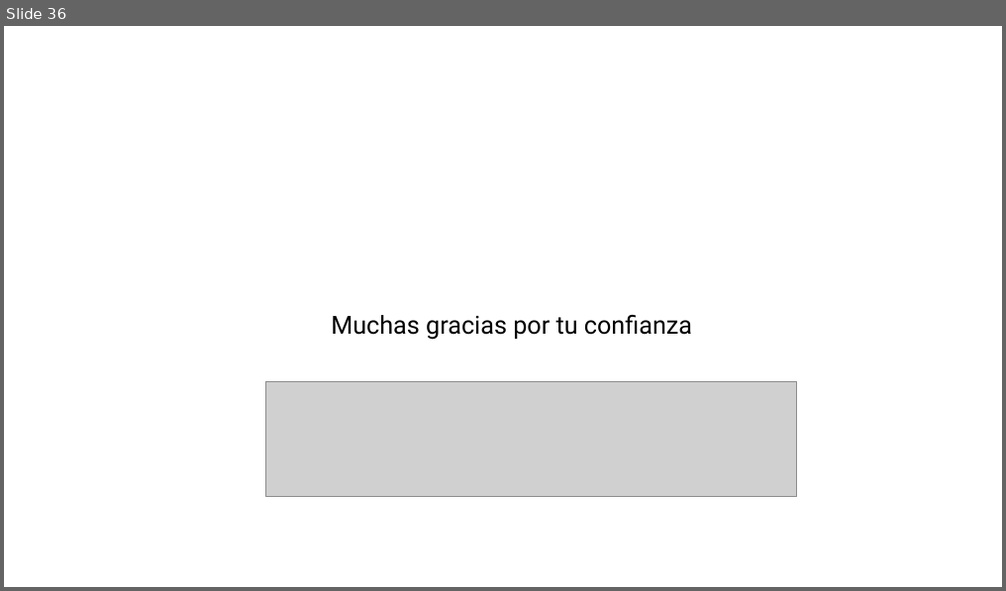
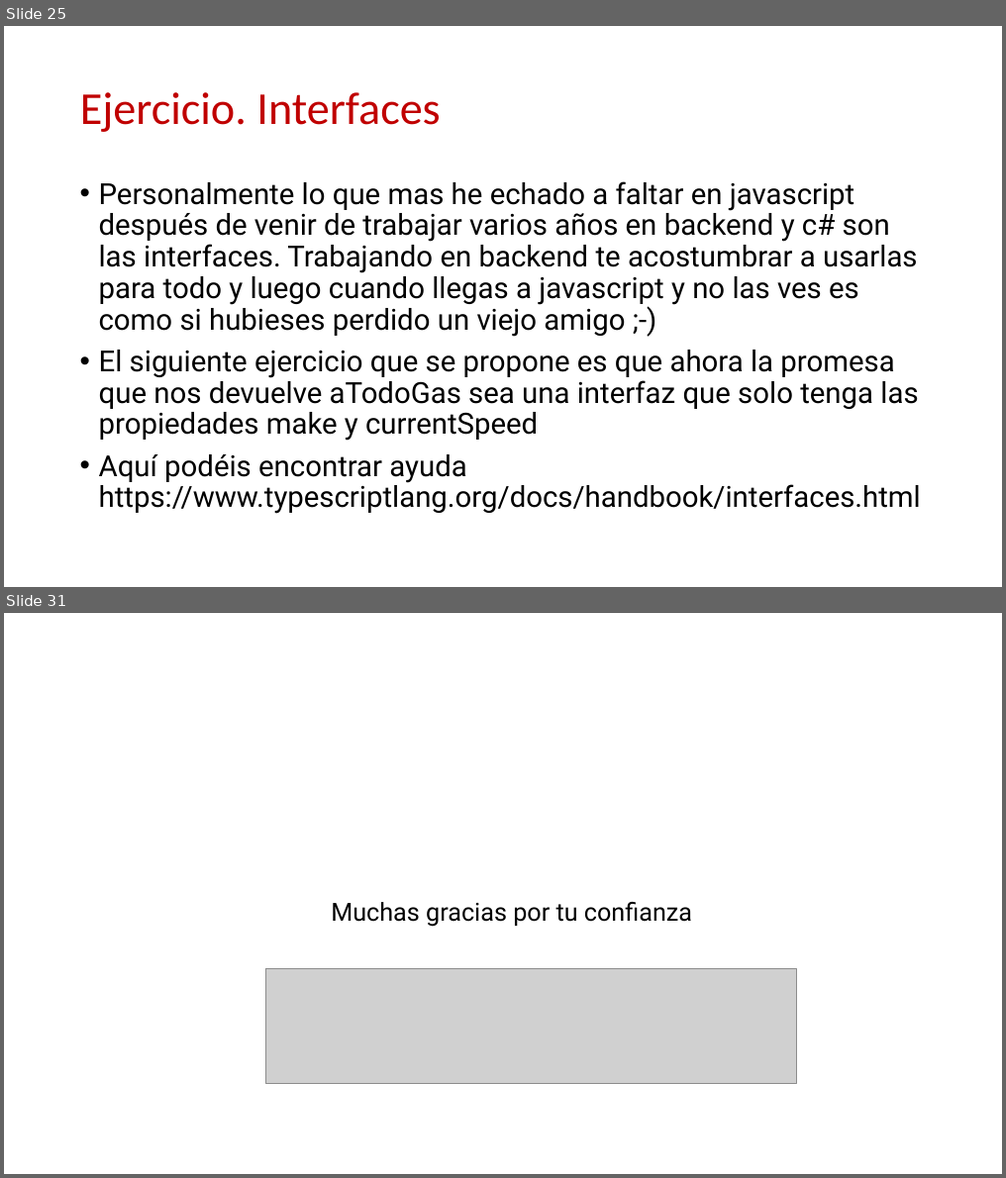
Before and after one commit to Robert-Freire/Introduction, a slide deck: resume.pptx. Shown one above the other, each under a label of ours: slide 36 before the commit, slides 25 and 31 after it; the slides between them are not shown. The pictures are 1006x591 and 1006x1178 pixels, drawn with LibreOffice and Linux fonts; fonts in the diff are those of the drawing; grey boxes stand for pictures; background and template pictures are left out. Boxes give left, top, right and bottom in pixels: in the first picture for what was removed or moved away, otherwise in the second. Text is boxed around its words. In the diff, an @@ line names an element or a change of style, - is before the commit and + after.

```diff
--- a/resume.pptx
+++ b/resume.pptx
@@ slide 25 added at [4,26,1002,587], background #FFFFFF @@
@@ title added at [80,92,440,132], 44 pt, text #C00000 @@
+Ejercicio. Interfaces
@@ text added at [99,181,921,514], 28 pt, text #000000 @@
+• Personalmente lo que mas he echado a faltar en javascript después de venir de trabajar varios años en backend y c# son las interfaces. Trabajando en backend te acostumbrar a usarlas para todo y luego cuando llegas a javascript y no las ves es como si hubieses perdido un viejo amigo ;-)
+• El siguiente ejercicio que se propone es que ahora la promesa que nos devuelve aTodoGas sea una interfaz que solo tenga las propiedades make y currentSpeed
+• Aquí podéis encontrar ayuda https://www.typescriptlang.org/docs/handbook/interfaces.html
@@ what was slide 36 is now slide 31 @@
```
Also in this commit, not shown: 5 slides changed, 18 other slides added, 24 slides removed, 3 other files.
